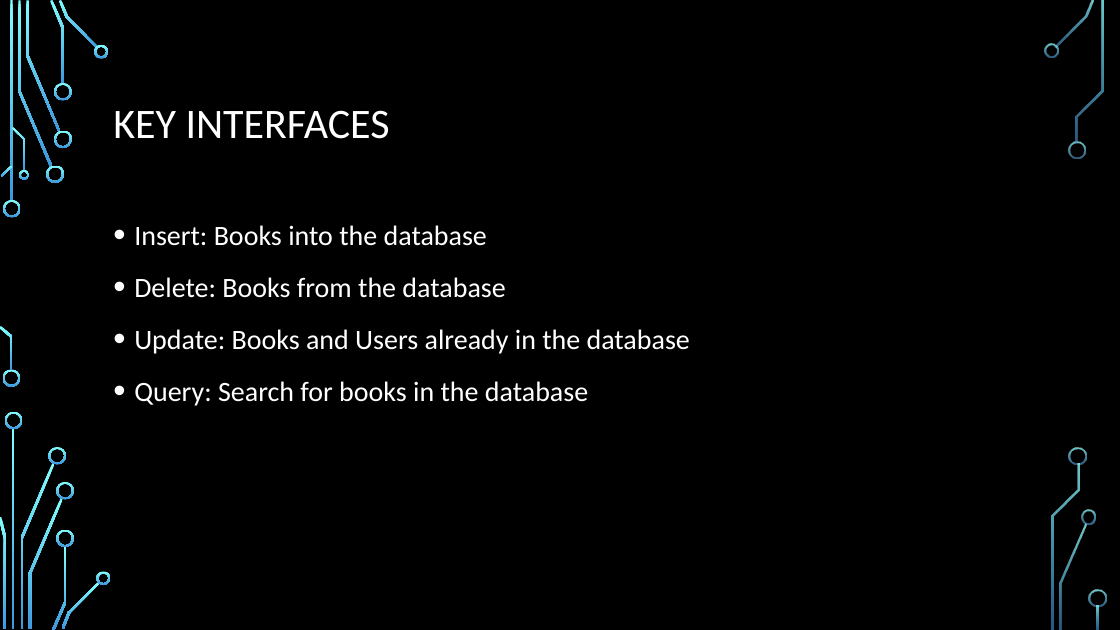
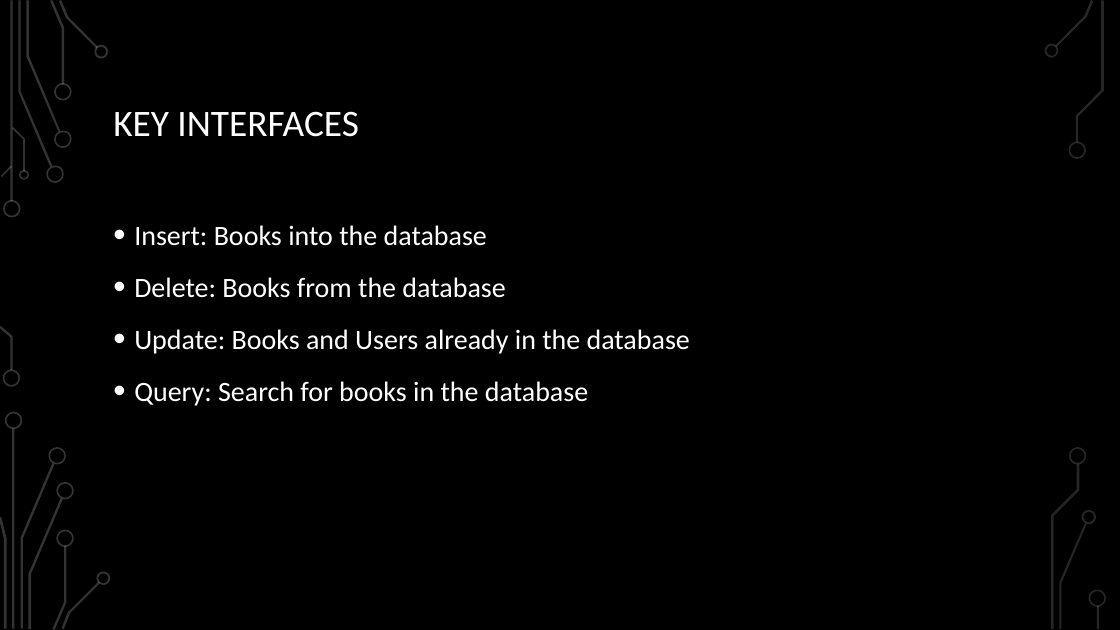
Before and after one commit to cylissama/dbms_project, a slide deck: slide 6 of DBMS_PROJECT.pptx. Drawn at 1120x630 pixels with LibreOffice and Linux fonts; fonts in the diff are those of the drawing; background and template pictures are left out. Boxes give left, top, right and bottom in pixels: in the first picture for what was removed or moved away, otherwise in the second. Text is boxed around its words. In the diff, an @@ line names an element or a change of style, - is before the commit and + after.

```diff
--- a/DBMS_PROJECT.pptx
+++ b/DBMS_PROJECT.pptx
@@ rectangle added at <box>0,0,1120,630</box>, fill #000000 @@
@@ title "KEY INTERFACES" at <box>113,111,358,137</box>: size 36 to 32 pt @@
@@ group added at <box>0,0,111,630</box>: 24 freeform shapes, 2 rectangles @@
@@ group removed at <box>3,44,1107,628</box>: 19 freeform shapes @@
@@ group added at <box>1044,0,1107,629</box>: 9 freeform shapes, 1 rectangle @@
```
Also in this commit, not shown: 2 other slides changed.
